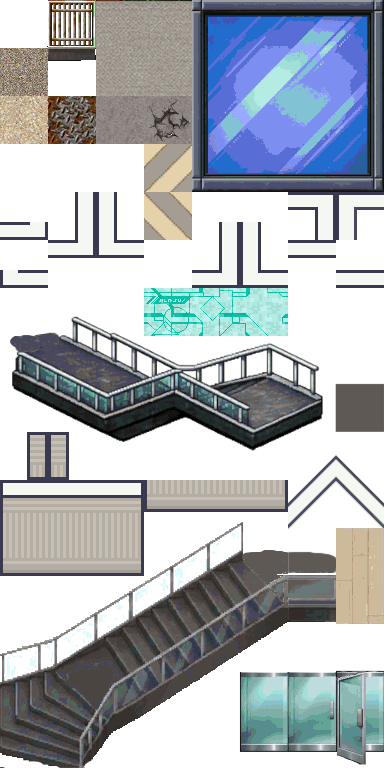
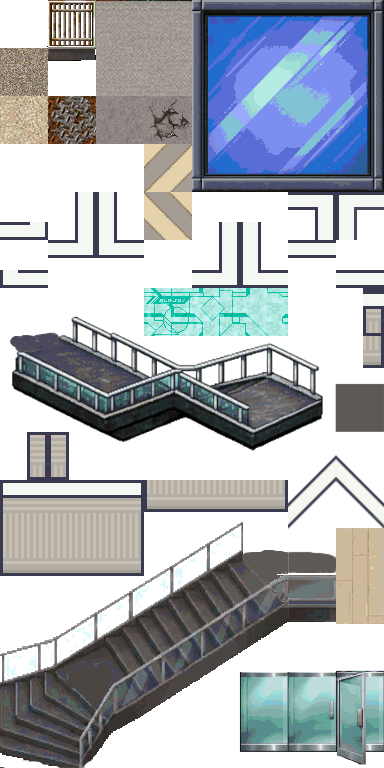
Revision of a layered 384 x 768 image; what changed, layer by layer:
added layer "Room_Builder_free_48x48.png copy #7" above "Room_Builder_free_48x48.png copy #2" over bbox(363, 336, 384, 368)
added layer "Room_Builder_free_48x48.png copy #6" above "Room_Builder_free_48x48.png copy #4" over bbox(363, 288, 384, 336)
